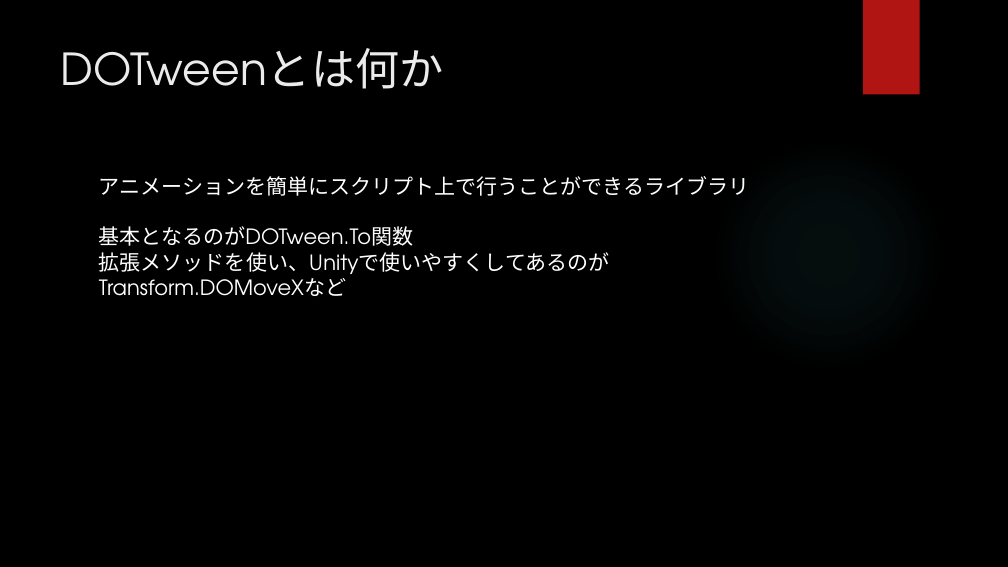
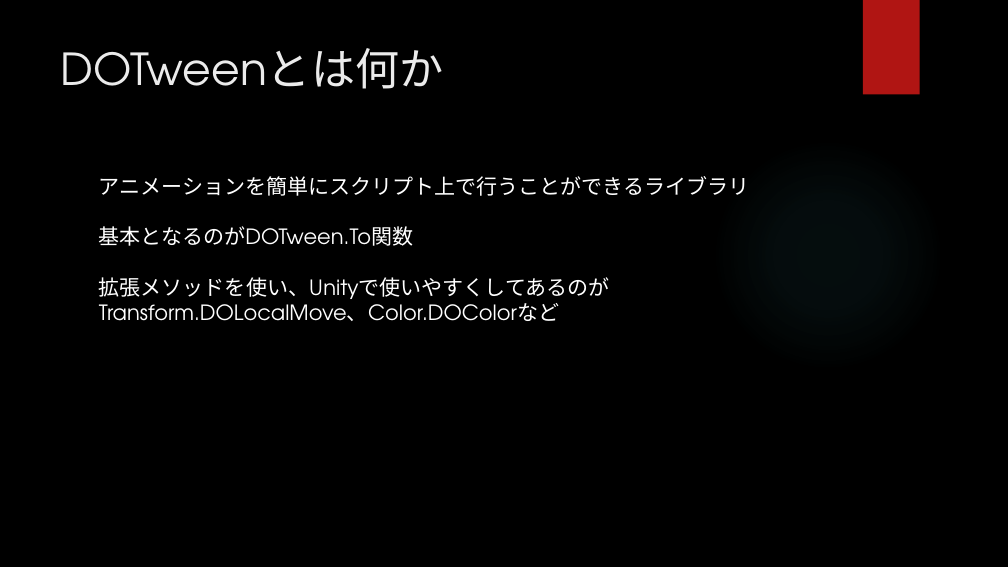
Before and after one commit to hopesnow/Study, a slide deck: slide 2 of RHStudy/Documents/プレゼンテーション1.pptx. Drawn at 1008x567 pixels with LibreOffice and Linux fonts; fonts in the diff are those of the drawing; background and template pictures are left out. Boxes give left, top, right and bottom in pixels: in the first picture for what was removed or moved away, otherwise in the second. Text is boxed around its words. In the diff, an @@ line names an element or a change of style, - is before the commit and + after.

```diff
--- a/RHStudy/Documents/プレゼンテーション1.pptx
+++ b/RHStudy/Documents/プレゼンテーション1.pptx
@@ text at [99, 277, 610, 321]: text changed @@
-拡張メソッドを使い、Unityで使いやすくしてあるのが
-Transform.DOMoveXなど
+拡張メソッドを使い、Unityで使いやすくしてあるのが
+Transform.DOLocalMove、Color.DOColorなど
```
Also in this commit, not shown: 3 other slides changed, 2 slides added, 1 other file.
